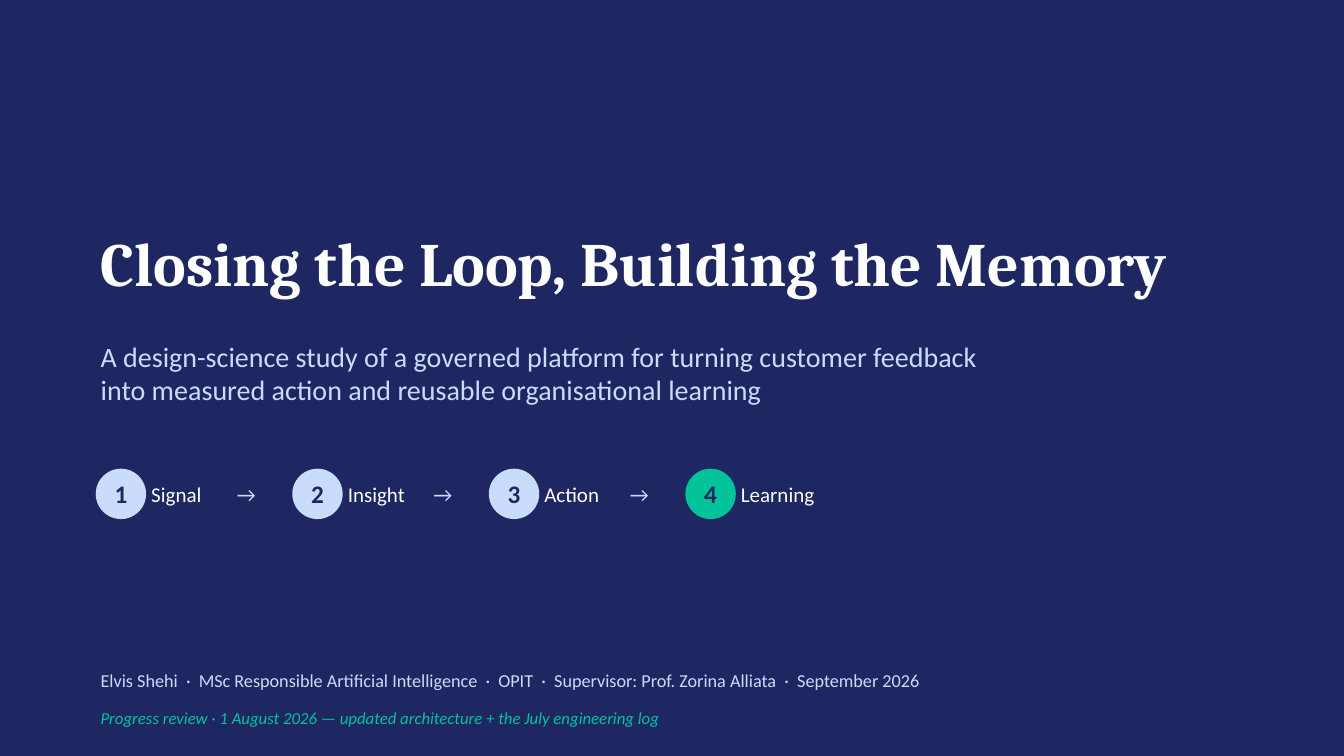
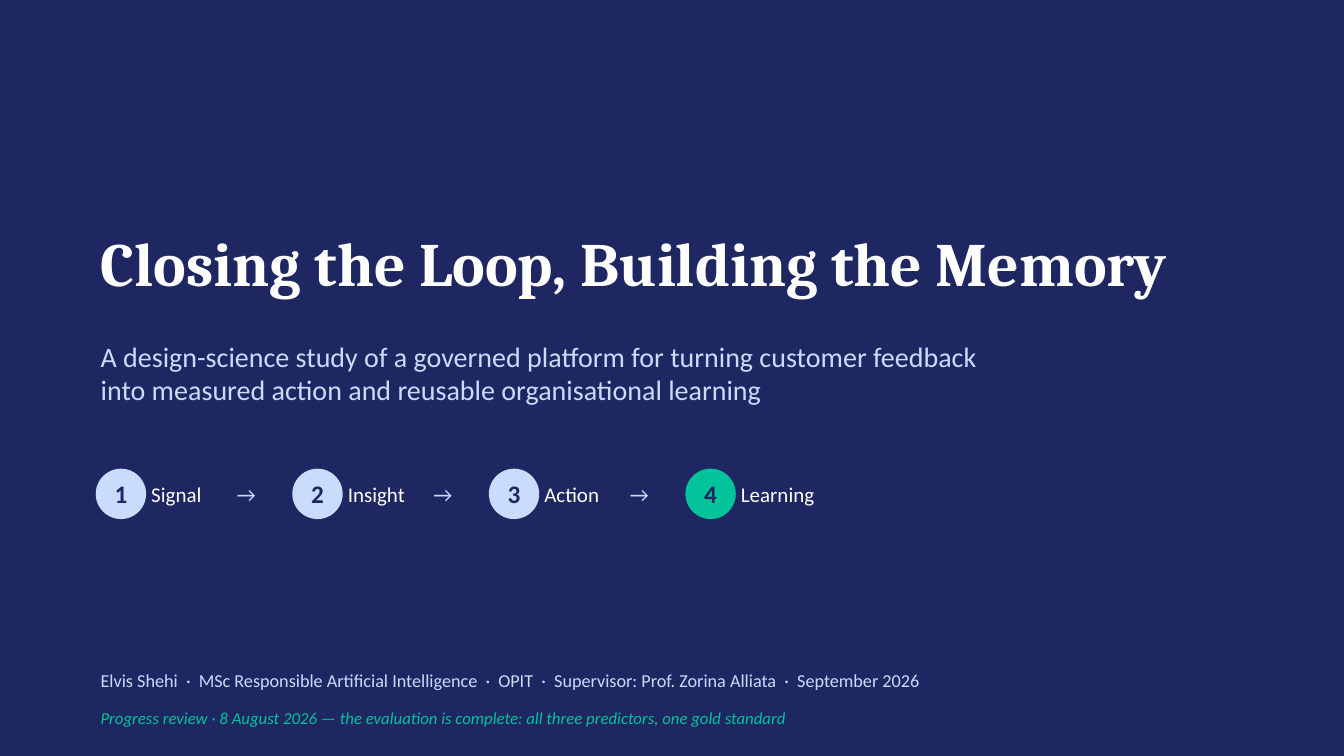
Before and after one commit to fogu13/CLARA, a slide deck: slide 1 of thesis/defense/defense_deck.pptx. Drawn at 1344x756 pixels with LibreOffice and Linux fonts; fonts in the diff are those of the drawing. Boxes give left, top, right and bottom in pixels: in the first picture for what was removed or moved away, otherwise in the second. Text is boxed around its words. In the diff, an @@ line names an element or a change of style, - is before the commit and + after.

```diff
--- a/thesis/defense/defense_deck.pptx
+++ b/thesis/defense/defense_deck.pptx
@@ text at (101,712,786,727): text changed @@
-Progress review · 1 August 2026 — updated architecture + the July engineering log
+Progress review · 8 August 2026 — the evaluation is complete: all three predictors, one gold standard
```
Also in this commit, not shown: 10 other slides changed, 2 slides added, 1 other file.
